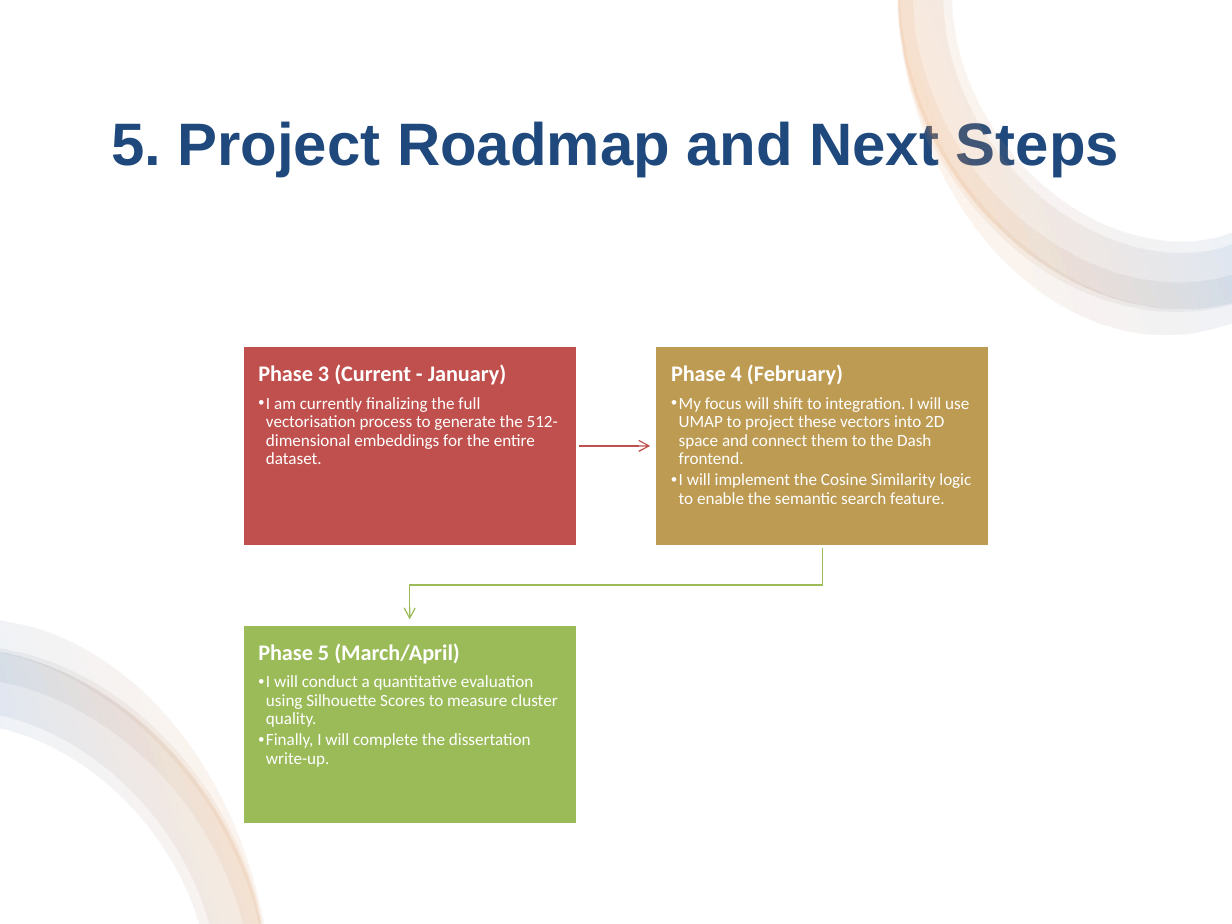
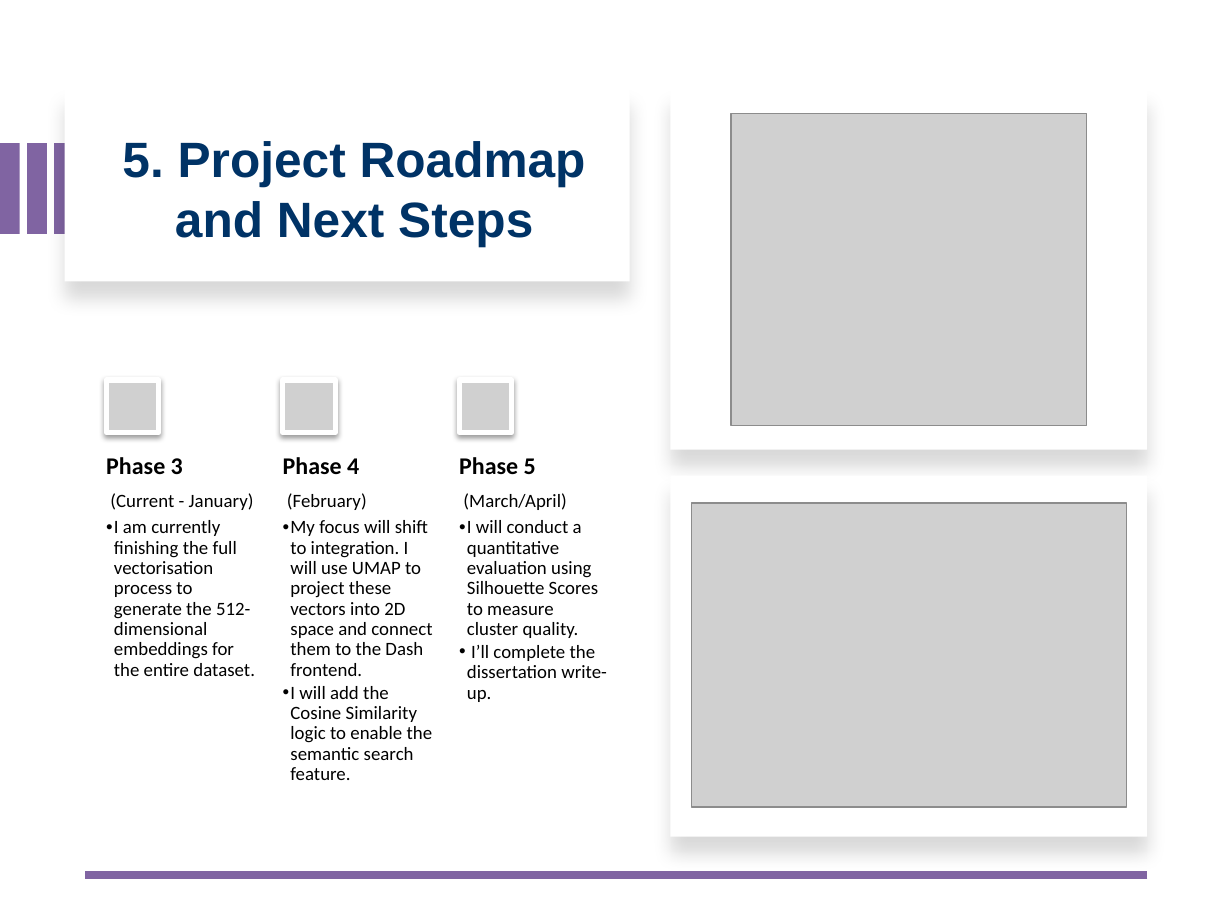
Before and after one commit to 730Rashid/Final_Stage_Project_Rashid_LBS-25-986, a slide deck: slide 6 of Docs/Midway Review/Midway_Review_Rashid.pptx. Drawn at 1232x924 pixels with LibreOffice and Linux fonts; fonts in the diff are those of the drawing; grey boxes stand for pictures. Boxes give left, top, right and bottom in pixels: in the first picture for what was removed or moved away, otherwise in the second. Text is boxed around its words. In the diff, an @@ line names an element or a change of style, - is before the commit and + after.

```diff
--- a/Docs/Midway Review/Midway_Review_Rashid.pptx
+++ b/Docs/Midway Review/Midway_Review_Rashid.pptx
@@ rectangle removed at <box>0,0,1232,924</box> @@
@@ group removed at <box>897,0,1232,334</box>: 4 freeform shapes @@
@@ rectangle added at <box>65,89,631,282</box>, fill #FFFFFF @@
@@ rectangle added at <box>670,89,1147,450</box>, fill #FFFFFF @@
@@ title "5. Project Roadmap and Next ...": place and size @@
-title "5. Project Roadmap and Next ..." at <box>111,117,1119,176</box>
+title "5. Project Roadmap and Next ..." at <box>122,141,586,246</box>
@@ title "5. Project Roadmap and Next ..." at <box>122,141,586,246</box>: size 35 to 29 pt, text colour #1F497D to #003366 @@
@@ picture added at <box>731,113,1087,425</box> @@
@@ rectangle added at <box>0,143,20,234</box>, fill #8064A2 @@
@@ rectangle added at <box>27,143,47,234</box>, fill #8064A2 @@
@@ rectangle added at <box>54,143,74,234</box>, fill #8064A2 @@
@@ group added at <box>106,379,536,474</box>: 3 pictures, 3 texts @@
+Phase 3
+Phase 4
+Phase 5
@@ rectangle added at <box>670,476,1147,837</box>, fill #FFFFFF @@
@@ text at <box>106,493,255,676</box>: text changed; size 10 to 11 pt; text colour #FFFFFF to #000000 @@
-Phase 3 (Current - January)
-  • I am currently finalizing the full vectorisation process to generate the 512-dimensional embeddings for the entire dataset.
+(Current - January)
+  • I am currently finishing the full vectorisation process to generate the 512-dimensional embeddings for the entire dataset.
@@ text "(February)": place and size @@
-text "(February)" at <box>671,364,971,504</box>
+text "(February)" at <box>283,493,433,780</box>
@@ text at <box>287,493,367,510</box>: text changed; size 13 to 11 pt; text colour #FFFFFF to #000000; bold off @@
-Phase 4 (February)
+(February)
@@ text "(March/April)": place and size @@
-text "(March/April)" at <box>258,643,558,767</box>
+text "(March/April)" at <box>459,493,607,702</box>
@@ text at <box>463,493,566,510</box>: text changed; size 13 to 11 pt; text colour #FFFFFF to #000000; bold off @@
-Phase 5 (March/April)
+(March/April)
@@ picture added at <box>691,503,1126,807</box> @@
@@ text at <box>283,520,432,676</box>: size 10 to 11 pt, text colour #FFFFFF to #000000 in "My focus will shift to integration. I ..." @@
@@ text at <box>459,520,598,638</box>: size 10 to 11 pt, text colour #FFFFFF to #000000 in "I will conduct a quantitative evaluation using ..." @@
@@ group removed at <box>241,345,989,824</box>: 3 rectangles, 2 freeform shapes @@
@@ group removed at <box>0,621,264,924</box>: 4 freeform shapes @@
@@ text at <box>467,645,607,702</box>: text changed; size 10 to 11 pt; text colour #FFFFFF to #000000 @@
-  • Finally, I will complete the dissertation write-up.
+  • I’ll complete the dissertation write-up.
@@ text at <box>283,686,433,780</box>: text changed; size 10 to 11 pt; text colour #FFFFFF to #000000 @@
-  • I will implement the Cosine Similarity logic to enable the semantic search feature.
+  • I will add the Cosine Similarity logic to enable the semantic search feature.
@@ line added from (1147, 875) to (85, 875), #8064A2 4.5 pt @@
```
Also in this commit, not shown: 5 other slides changed, 5 other files.
